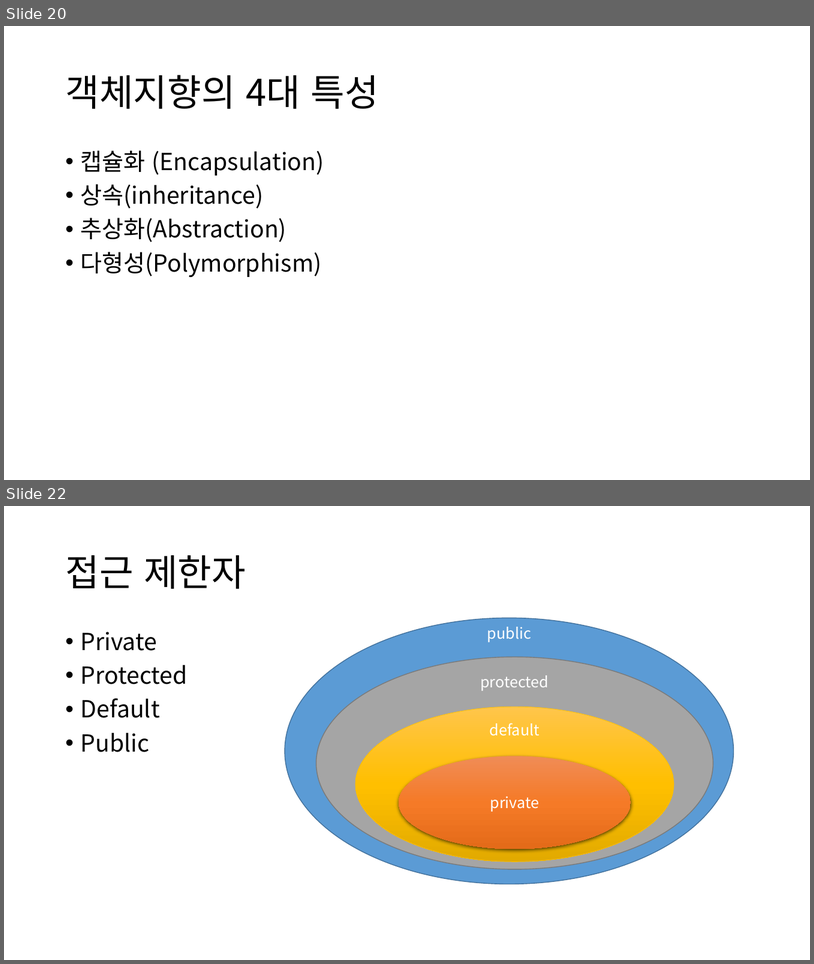
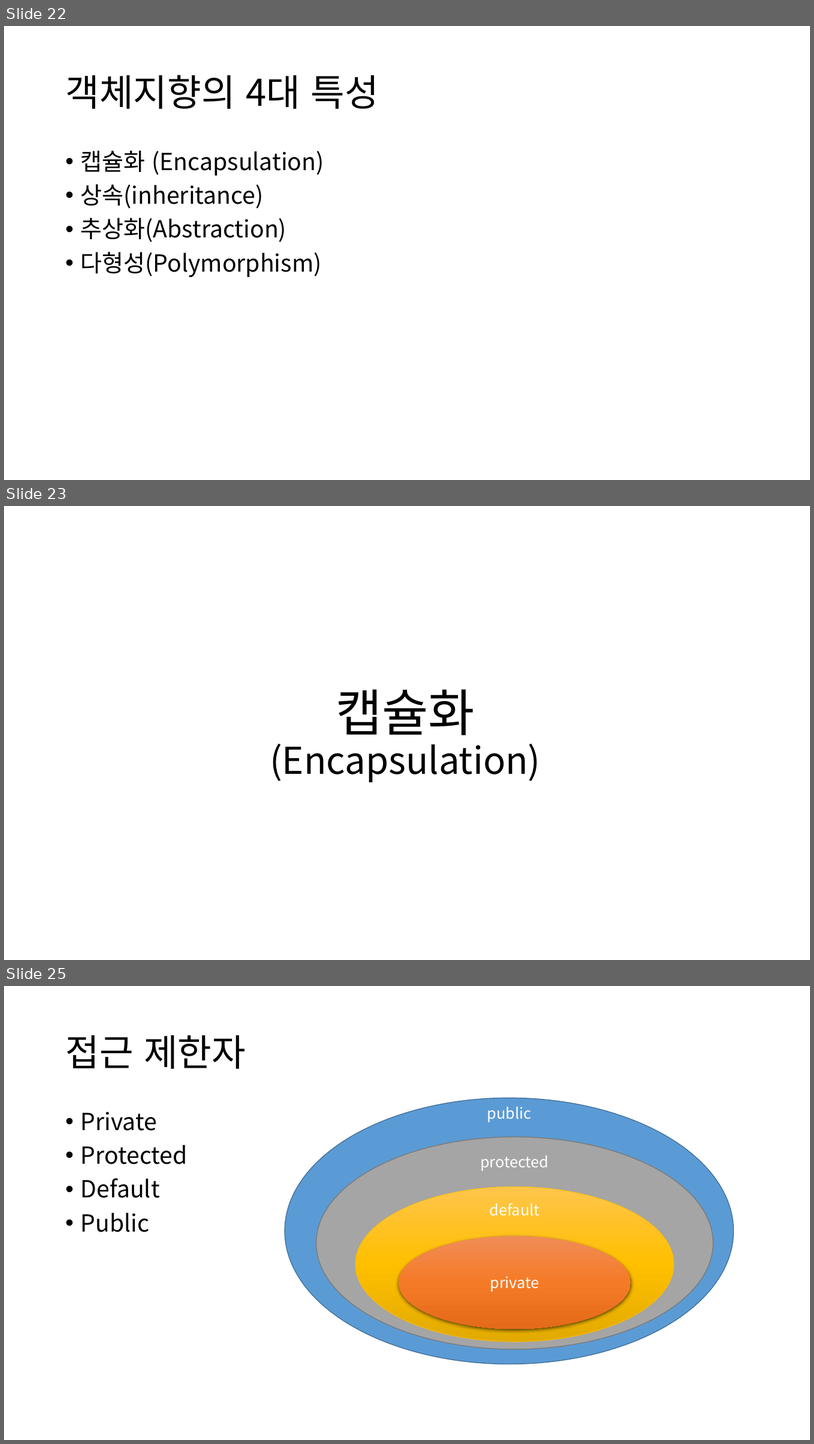
Before and after one commit to YonghoChoi/develop-note, a slide deck: ppt/객체지향 기본.pptx. Shown one above the other, each under a label of ours: slides 20 and 22 before the commit, slides 22, 23 and 25 after it; the slides between them are not shown. The pictures are 814x964 and 814x1444 pixels, drawn with LibreOffice and Linux fonts; fonts in the diff are those of the drawing. Boxes give left, top, right and bottom in pixels: in the first picture for what was removed or moved away, otherwise in the second. Text is boxed around its words. In the diff, an @@ line names an element or a change of style, - is before the commit and + after.

```diff
--- a/ppt/객체지향 기본.pptx
+++ b/ppt/객체지향 기본.pptx
@@ slide 23 added at (4, 506, 810, 960), background #FFFFFF @@
@@ title added at (270, 689, 541, 782), 44 pt, text #000000 @@
+캡슐화
+(Encapsulation)
@@ what was slide 20 is now slide 22 @@
@@ what was slide 22 is now slide 25 @@
```
Also in this commit, not shown: 17 slides changed, 6 other slides added.
